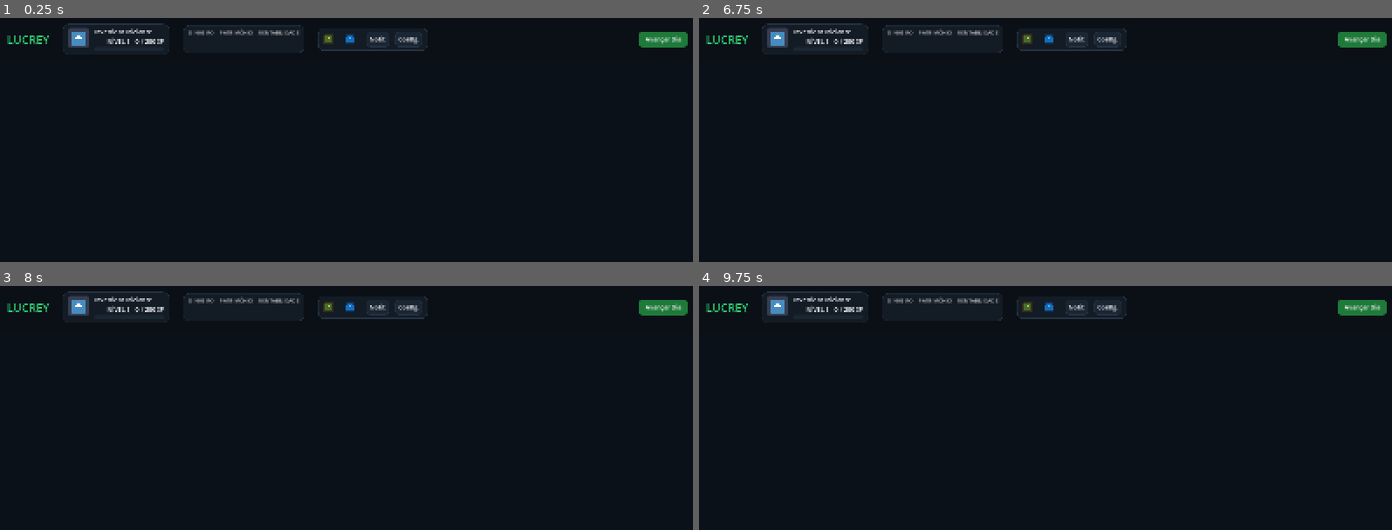
Above: before the commit, frames 1-4 (two rows, left to right).
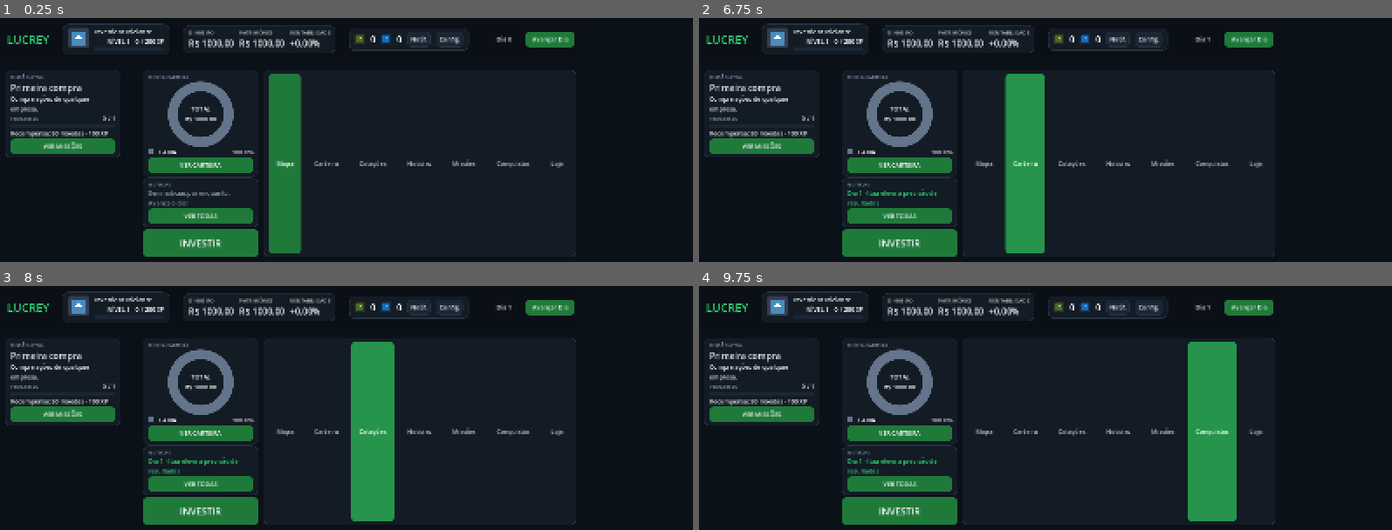
Above: after the commit, the same moments.

Repository: sofiabali/Lucrey
Game: Godot game, scene res://scenes/CenaInicial.tscn
Same seed, same stepped clock (60 frames per second), same inputs: the game is played once before the commit and once after it. The engine's default icon, where the game draws it, is replaced by a stand-in: a white triangle on a blue panel in a dark square.
Inputs (mouse positions are in pixels of both pictures, inside the frame that each line leads up to):
- Up to frame 1 (0.25 s): no input
- Up to frame 2 (6.75 s): click "Notif." at 0.5 s; click "Config." at 1.25 s; click "Avançar Dia" at 2 s; click (761, 147) at 2.75 s, where only the run after the commit has a clickable "VER MISSÕES"; click (899, 164) at 3.5 s, where only the run after the commit has a clickable "VER CARTEIRA"; click (899, 215) at 4.25 s, where only the run after the commit has a clickable "VER TODAS"; click (899, 242) at 5 s, where only the run after the commit has a clickable "INVESTIR"; click (983, 164) at 5.75 s, where only the run after the commit has a clickable "Mapa"; click (1024, 164) at 6.5 s, where only the run after the commit has a clickable "Carteira"
- Up to frame 3 (8 s): click (374, 432) at 7.25 s, where only the run after the commit has a clickable "Cotações"
- Up to frame 4 (9.75 s): click (1114, 432) at 8 s, where only the run after the commit has a clickable "Notícias"; click (1163, 432) at 8.75 s, where only the run after the commit has a clickable "Missões"; click (1211, 432) at 9.5 s, where only the run after the commit has a clickable "Conquistas"

The runs differ from the first frame. In frame 1, 14% of the frame differs, in the area x 0-100%, y 2-98%; in frame 2, 15%; in frame 3, 15%; in frame 4, 15%.

Commit message:
Finalizando primeira parte da HUD

Diff:
--- a/jogo/scenes/barra_inferior.tscn
+++ b/jogo/scenes/barra_inferior.tscn
@@ -2,14 +2,10 @@
 
 [ext_resource type="Script" uid="uid://mdcj4eth0aq4" path="res://scripts/barra_inferior.gd" id="1_63tw0"]
 
-[node name="BarraInferior" type="Node2D" unique_id=1289146083]
-
-[node name="BarraInferior" type="PanelContainer" parent="." unique_id=1994192290]
-offset_right = 24.0
-offset_bottom = 16.0
+[node name="BarraInferior" type="PanelContainer" unique_id=1185596046]
 theme_type_variation = &"Cartao"
 script = ExtResource("1_63tw0")
 
-[node name="Abas" type="HBoxContainer" parent="BarraInferior" unique_id=1285562655]
+[node name="Abas" type="HBoxContainer" parent="." unique_id=417671675]
 unique_name_in_owner = true
 layout_mode = 2
--- a/jogo/scenes/hud.tscn
+++ b/jogo/scenes/hud.tscn
@@ -1,88 +1,96 @@
 [gd_scene format=3 uid="uid://cvgb8dg7x0g30"]
 
+[ext_resource type="Script" uid="uid://r1i62vnmdswc" path="res://scripts/hud.gd" id="1_047uy"]
 [ext_resource type="Texture2D" uid="uid://7smdca4rs6qc" path="res://icon.svg" id="1_ahhtf"]
+[ext_resource type="PackedScene" uid="uid://c40na8vy7cyai" path="res://scenes/painel_missao.tscn" id="3_5pdws"]
+[ext_resource type="PackedScene" uid="uid://d15mhsj7bbyx4" path="res://scenes/painel_carteira.tscn" id="4_hd3ao"]
+[ext_resource type="PackedScene" uid="uid://br61i031yf35h" path="res://scenes/painel_noticias.tscn" id="5_0i1j5"]
+[ext_resource type="PackedScene" uid="uid://cu0l4j3dh2iay" path="res://scenes/barra_inferior.tscn" id="6_mphia"]
 
 [node name="HUD" type="CanvasLayer" unique_id=1770219081]
-
-[node name="BarraSuperior" type="PanelContainer" parent="." unique_id=1127181464]
-anchors_preset = 10
-anchor_right = 1.0
-offset_bottom = 23.0
-grow_horizontal = 2
+script = ExtResource("1_047uy")
+
+[node name="Coluna" type="VBoxContainer" parent="." unique_id=1797660074]
+offset_right = 40.0
+offset_bottom = 40.0
+mouse_filter = 2
+
+[node name="BarraSuperior" type="PanelContainer" parent="Coluna" unique_id=1127181464]
+layout_mode = 2
 theme_type_variation = &"BarraSuperior"
 
-[node name="Margem" type="MarginContainer" parent="BarraSuperior" unique_id=843537435]
+[node name="Margem" type="MarginContainer" parent="Coluna/BarraSuperior" unique_id=843537435]
 layout_mode = 2
 theme_override_constants/margin_left = 12
 theme_override_constants/margin_top = 12
 theme_override_constants/margin_right = 12
 theme_override_constants/margin_bottom = 12
 
-[node name="Linha" type="HBoxContainer" parent="BarraSuperior/Margem" unique_id=931334300]
+[node name="Linha" type="HBoxContainer" parent="Coluna/BarraSuperior/Margem" unique_id=931334300]
 layout_mode = 2
 size_flags_vertical = 4
 theme_override_constants/separation = 32
 
-[node name="Logo" type="Label" parent="BarraSuperior/Margem/Linha" unique_id=2879745]
+[node name="Logo" type="Label" parent="Coluna/BarraSuperior/Margem/Linha" unique_id=2879745]
 layout_mode = 2
 theme_type_variation = &"Logo"
 text = "LUCREY"
 
-[node name="PanelContainer" type="PanelContainer" parent="BarraSuperior/Margem/Linha" unique_id=49682176]
+[node name="PanelContainer" type="PanelContainer" parent="Coluna/BarraSuperior/Margem/Linha" unique_id=49682176]
 layout_mode = 2
 size_flags_vertical = 4
 theme_type_variation = &"Cartao"
 
-[node name="CartaoInvestidor" type="HBoxContainer" parent="BarraSuperior/Margem/Linha/PanelContainer" unique_id=2128729010]
-layout_mode = 2
-
-[node name="Avatar" type="TextureRect" parent="BarraSuperior/Margem/Linha/PanelContainer/CartaoInvestidor" unique_id=856102883]
+[node name="CartaoInvestidor" type="HBoxContainer" parent="Coluna/BarraSuperior/Margem/Linha/PanelContainer" unique_id=2128729010]
+layout_mode = 2
+
+[node name="Avatar" type="TextureRect" parent="Coluna/BarraSuperior/Margem/Linha/PanelContainer/CartaoInvestidor" unique_id=856102883]
 custom_minimum_size = Vector2(48, 48)
 layout_mode = 2
 texture = ExtResource("1_ahhtf")
 expand_mode = 1
 stretch_mode = 4
 
-[node name="Info" type="VBoxContainer" parent="BarraSuperior/Margem/Linha/PanelContainer/CartaoInvestidor" unique_id=349676995]
-layout_mode = 2
-
-[node name="LabelTitulo" type="Label" parent="BarraSuperior/Margem/Linha/PanelContainer/CartaoInvestidor/Info" unique_id=1409416881]
+[node name="Info" type="VBoxContainer" parent="Coluna/BarraSuperior/Margem/Linha/PanelContainer/CartaoInvestidor" unique_id=349676995]
+layout_mode = 2
+
+[node name="LabelTitulo" type="Label" parent="Coluna/BarraSuperior/Margem/Linha/PanelContainer/CartaoInvestidor/Info" unique_id=1409416881]
 layout_mode = 2
 text = "Investidor Iniciante"
 
-[node name="LinhaNivel" type="HBoxContainer" parent="BarraSuperior/Margem/Linha/PanelContainer/CartaoInvestidor/Info" unique_id=663400104]
-layout_mode = 2
-
-[node name="LabelNivel" type="Label" parent="BarraSuperior/Margem/Linha/PanelContainer/CartaoInvestidor/Info/LinhaNivel" unique_id=741116333]
+[node name="LinhaNivel" type="HBoxContainer" parent="Coluna/BarraSuperior/Margem/Linha/PanelContainer/CartaoInvestidor/Info" unique_id=663400104]
+layout_mode = 2
+
+[node name="LabelNivel" type="Label" parent="Coluna/BarraSuperior/Margem/Linha/PanelContainer/CartaoInvestidor/Info/LinhaNivel" unique_id=741116333]
 unique_name_in_owner = true
 layout_mode = 2
 size_flags_horizontal = 3
 text = "NÍVEL 1"
 horizontal_alignment = 2
 
-[node name="LabelXp" type="Label" parent="BarraSuperior/Margem/Linha/PanelContainer/CartaoInvestidor/Info/LinhaNivel" unique_id=132505563]
+[node name="LabelXp" type="Label" parent="Coluna/BarraSuperior/Margem/Linha/PanelContainer/CartaoInvestidor/Info/LinhaNivel" unique_id=132505563]
 unique_name_in_owner = true
 layout_mode = 2
 text = "0 / 250 XP"
 
-[node name="BarraXp" type="ProgressBar" parent="BarraSuperior/Margem/Linha/PanelContainer/CartaoInvestidor/Info" unique_id=1877057913]
+[node name="BarraXp" type="ProgressBar" parent="Coluna/BarraSuperior/Margem/Linha/PanelContainer/CartaoInvestidor/Info" unique_id=1877057913]
 unique_name_in_owner = true
 custom_minimum_size = Vector2(160, 10)
 layout_mode = 2
 show_percentage = false
 
-[node name="PanelContainer2" type="PanelContainer" parent="BarraSuperior/Margem/Linha" unique_id=1568081354]
+[node name="PanelContainer2" type="PanelContainer" parent="Coluna/BarraSuperior/Margem/Linha" unique_id=1568081354]
 layout_mode = 2
 size_flags_vertical = 4
 theme_type_variation = &"Cartao"
 
-[node name="HBoxContainer" type="HBoxContainer" parent="BarraSuperior/Margem/Linha/PanelContainer2" unique_id=1191046675]
-layout_mode = 2
-
-[node name="GrupoDinheiro" type="VBoxContainer" parent="BarraSuperior/Margem/Linha/PanelContainer2/HBoxContainer" unique_id=507080946]
-layout_mode = 2
-
-[node name="TituloDinheiro" type="Label" parent="BarraSuperior/Margem/Linha/PanelContainer2/HBoxContainer/GrupoDinheiro" unique_id=1379602662]
+[node name="HBoxContainer" type="HBoxContainer" parent="Coluna/BarraSuperior/Margem/Linha/PanelContainer2" unique_id=1191046675]
+layout_mode = 2
+
+[node name="GrupoDinheiro" type="VBoxContainer" parent="Coluna/BarraSuperior/Margem/Linha/PanelContainer2/HBoxContainer" unique_id=507080946]
+layout_mode = 2
+
+[node name="TituloDinheiro" type="Label" parent="Coluna/BarraSuperior/Margem/Linha/PanelContainer2/HBoxContainer/GrupoDinheiro" unique_id=1379602662]
 unique_name_in_owner = true
 layout_mode = 2
 theme_type_variation = &"TituloPequeno"
@@ -90,16 +98,16 @@
 theme_override_font_sizes/font_size = 12
 text = "DINHEIRO"
 
-[node name="ValorDinheiro" type="Label" parent="BarraSuperior/Margem/Linha/PanelContainer2/HBoxContainer/GrupoDinheiro" unique_id=158899059]
+[node name="ValorDinheiro" type="Label" parent="Coluna/BarraSuperior/Margem/Linha/PanelContainer2/HBoxContainer/GrupoDinheiro" unique_id=158899059]
 unique_name_in_owner = true
 layout_mode = 2
 theme_type_variation = &"ValorGrande"
 theme_override_font_sizes/font_size = 20
 
-[node name="GrupoPatrimonio" type="VBoxContainer" parent="BarraSuperior/Margem/Linha/PanelContainer2/HBoxContainer" unique_id=1389410618]
-layout_mode = 2
-
-[node name="TituloPatrimonio" type="Label" parent="BarraSuperior/Margem/Linha/PanelContainer2/HBoxContainer/GrupoPatrimonio" unique_id=671811843]
+[node name="GrupoPatrimonio" type="VBoxContainer" parent="Coluna/BarraSuperior/Margem/Linha/PanelContainer2/HBoxContainer" unique_id=1389410618]
+layout_mode = 2
+
+[node name="TituloPatrimonio" type="Label" parent="Coluna/BarraSuperior/Margem/Linha/PanelContainer2/HBoxContainer/GrupoPatrimonio" unique_id=671811843]
 unique_name_in_owner = true
 layout_mode = 2
 theme_type_variation = &"TituloPequeno"
@@ -107,16 +115,16 @@
 theme_override_font_sizes/font_size = 12
 text = "PATRIMÔNIO"
 
-[node name="ValorPatrimonio" type="Label" parent="BarraSuperior/Margem/Linha/PanelContainer2/HBoxContainer/GrupoPatrimonio" unique_id=113702653]
+[node name="ValorPatrimonio" type="Label" parent="Coluna/BarraSuperior/Margem/Linha/PanelContainer2/HBoxContainer/GrupoPatrimonio" unique_id=113702653]
 unique_name_in_owner = true
 layout_mode = 2
 theme_type_variation = &"ValorGrande"
 theme_override_font_sizes/font_size = 20
 
-[node name="GrupoRentabilidade" type="VBoxContainer" parent="BarraSuperior/Margem/Linha/PanelContainer2/HBoxContainer" unique_id=1004566597]
-layout_mode = 2
-
-[node name="TituloRentabilidade" type="Label" parent="BarraSuperior/Margem/Linha/PanelContainer2/HBoxContainer/GrupoRentabilidade" unique_id=37296622]
+[node name="GrupoRentabilidade" type="VBoxContainer" parent="Coluna/BarraSuperior/Margem/Linha/PanelContainer2/HBoxContainer" unique_id=1004566597]
+layout_mode = 2
+
+[node name="TituloRentabilidade" type="Label" parent="Coluna/BarraSuperior/Margem/Linha/PanelContainer2/HBoxContainer/GrupoRentabilidade" unique_id=37296622]
 unique_name_in_owner = true
 layout_mode = 2
 theme_type_variation = &"TituloPequeno"
@@ -124,21 +132,21 @@
 theme_override_font_sizes/font_size = 12
 text = "RENTABILIDADE"
 
-[node name="ValorRentabilidade" type="Label" parent="BarraSuperior/Margem/Linha/PanelContainer2/HBoxContainer/GrupoRentabilidade" unique_id=2077467999]
+[node name="ValorRentabilidade" type="Label" parent="Coluna/BarraSuperior/Margem/Linha/PanelContainer2/HBoxContainer/GrupoRentabilidade" unique_id=2077467999]
 unique_name_in_owner = true
 layout_mode = 2
 theme_type_variation = &"ValorGrande"
 theme_override_font_sizes/font_size = 20
 
-[node name="PanelContainer3" type="PanelContainer" parent="BarraSuperior/Margem/Linha" unique_id=19136378]
+[node name="PanelContainer3" type="PanelContainer" parent="Coluna/BarraSuperior/Margem/Linha" unique_id=19136378]
 layout_mode = 2
 size_flags_vertical = 4
 theme_type_variation = &"Cartao"
 
-[node name="Recursos" type="HBoxContainer" parent="BarraSuperior/Margem/Linha/PanelContainer3" unique_id=1772870136]
-layout_mode = 2
-
-[node name="IconeMoedas" type="TextureRect" parent="BarraSuperior/Margem/Linha/PanelContainer3/Recursos" unique_id=588716860]
+[node name="Recursos" type="HBoxContainer" parent="Coluna/BarraSuperior/Margem/Linha/PanelContainer3" unique_id=1772870136]
+layout_mode = 2
+
+[node name="IconeMoedas" type="TextureRect" parent="Coluna/BarraSuperior/Margem/Linha/PanelContainer3/Recursos" unique_id=588716860]
 self_modulate = Color(0.9607843, 0.77254903, 0.25882354, 1)
 custom_minimum_size = Vector2(24, 24)
 layout_mode = 2
@@ -146,12 +154,12 @@
 expand_mode = 1
 stretch_mode = 5
 
-[node name="ValorMoedas" type="Label" parent="BarraSuperior/Margem/Linha/PanelContainer3/Recursos" unique_id=2141120326]
-unique_name_in_owner = true
-layout_mode = 2
-theme_type_variation = &"ValorGrande"
-
-[node name="IconeGemas" type="TextureRect" parent="BarraSuperior/Margem/Linha/PanelContainer3/Recursos" unique_id=990052316]
+[node name="ValorMoedas" type="Label" parent="Coluna/BarraSuperior/Margem/Linha/PanelContainer3/Recursos" unique_id=2141120326]
+unique_name_in_owner = true
+layout_mode = 2
+theme_type_variation = &"ValorGrande"
+
+[node name="IconeGemas" type="TextureRect" parent="Coluna/BarraSuperior/Margem/Linha/PanelContainer3/Recursos" unique_id=990052316]
 self_modulate = Color(0.30980393, 0.7647059, 0.96862745, 1)
 custom_minimum_size = Vector2(24, 24)
 layout_mode = 2
@@ -159,33 +167,83 @@
 expand_mode = 1
 stretch_mode = 5
 
-[node name="ValorGemas" type="Label" parent="BarraSuperior/Margem/Linha/PanelContainer3/Recursos" unique_id=73632895]
-unique_name_in_owner = true
-layout_mode = 2
-theme_type_variation = &"ValorGrande"
-
-[node name="Notificacoes" type="Button" parent="BarraSuperior/Margem/Linha/PanelContainer3/Recursos" unique_id=1314283947]
+[node name="ValorGemas" type="Label" parent="Coluna/BarraSuperior/Margem/Linha/PanelContainer3/Recursos" unique_id=73632895]
+unique_name_in_owner = true
+layout_mode = 2
+theme_type_variation = &"ValorGrande"
+
+[node name="Notificacoes" type="Button" parent="Coluna/BarraSuperior/Margem/Linha/PanelContainer3/Recursos" unique_id=1314283947]
 unique_name_in_owner = true
 layout_mode = 2
 theme_type_variation = &"BotaoIcone"
 text = "Notif."
 
-[node name="BotaoConfig" type="Button" parent="BarraSuperior/Margem/Linha/PanelContainer3/Recursos" unique_id=143681178]
+[node name="BotaoConfig" type="Button" parent="Coluna/BarraSuperior/Margem/Linha/PanelContainer3/Recursos" unique_id=143681178]
 unique_name_in_owner = true
 layout_mode = 2
 theme_type_variation = &"BotaoIcone"
 text = "Config."
 
-[node name="Espaco" type="Control" parent="BarraSuperior/Margem/Linha" unique_id=2029129447]
+[node name="Espaco" type="Control" parent="Coluna/BarraSuperior/Margem/Linha" unique_id=2029129447]
 layout_mode = 2
 size_flags_horizontal = 3
 
-[node name="LabelDia" type="Label" parent="BarraSuperior/Margem/Linha" unique_id=2011235124]
-unique_name_in_owner = true
-layout_mode = 2
-
-[node name="BotaoAvancar" type="Button" parent="BarraSuperior/Margem/Linha" unique_id=1637455462]
+[node name="LabelDia" type="Label" parent="Coluna/BarraSuperior/Margem/Linha" unique_id=2011235124]
+unique_name_in_owner = true
+layout_mode = 2
+
+[node name="BotaoAvancar" type="Button" parent="Coluna/BarraSuperior/Margem/Linha" unique_id=1637455462]
 unique_name_in_owner = true
 layout_mode = 2
 size_flags_vertical = 4
 text = "Avançar Dia"
+
+[node name="Corpo" type="MarginContainer" parent="Coluna" unique_id=1426941392]
+layout_mode = 2
+size_flags_vertical = 3
+mouse_filter = 2
+theme_override_constants/margin_left = 16
+theme_override_constants/margin_top = 16
+theme_override_constants/margin_right = 16
+theme_override_constants/margin_bottom = 16
+
+[node name="Conteudo" type="VBoxContainer" parent="Coluna/Corpo" unique_id=1302285703]
+layout_mode = 2
+mouse_filter = 2
+
+[node name="Meio" type="HBoxContainer" parent="Coluna/Corpo/Conteudo" unique_id=94158093]
+layout_mode = 2
+size_flags_vertical = 3
+mouse_filter = 2
+
+[node name="ColunaEsquerda" type="VBoxContainer" parent="Coluna/Corpo/Conteudo/Meio" unique_id=703778048]
+layout_mode = 2
+
+[node name="PainelMissao" parent="Coluna/Corpo/Conteudo/Meio/ColunaEsquerda" unique_id=2061540500 instance=ExtResource("3_5pdws")]
+
+[node name="Espaco" type="Control" parent="Coluna/Corpo/Conteudo/Meio" unique_id=1664524355]
+layout_mode = 2
+size_flags_horizontal = 3
+mouse_filter = 2
+
+[node name="ColunaDireita" type="VBoxContainer" parent="Coluna/Corpo/Conteudo/Meio" unique_id=855116047]
+layout_mode = 2
+
+[node name="PainelCarteira" parent="Coluna/Corpo/Conteudo/Meio/ColunaDireita" unique_id=152426047 instance=ExtResource("4_hd3ao")]
+
+[node name="PainelNoticias" parent="Coluna/Corpo/Conteudo/Meio/ColunaDireita" unique_id=644515530 instance=ExtResource("5_0i1j5")]
+
+[node name="EspacoDireita" type="Control" parent="Coluna/Corpo/Conteudo/Meio/ColunaDireita" unique_id=15826102]
+layout_mode = 2
+size_flags_vertical = 3
+mouse_filter = 2
+
+[node name="BotaoInvestir" type="Button" parent="Coluna/Corpo/Conteudo/Meio/ColunaDireita" unique_id=1696173186]
+unique_name_in_owner = true
+custom_minimum_size = Vector2(240, 64)
+layout_mode = 2
+theme_type_variation = &"BotaoGrande"
+text = "INVESTIR"
+
+[node name="BarraInferior" parent="Coluna/Corpo/Conteudo/Meio" unique_id=1289146083 instance=ExtResource("6_mphia")]
+unique_name_in_owner = true
--- a/jogo/scenes/main.tscn
+++ b/jogo/scenes/main.tscn
@@ -2,10 +2,8 @@
 
 [ext_resource type="PackedScene" uid="uid://cvgb8dg7x0g30" path="res://scenes/hud.tscn" id="1_0wfyh"]
 [ext_resource type="Script" uid="uid://bmtft8trxy4ms" path="res://scripts/main.gd" id="1_sugp2"]
-[ext_resource type="Script" uid="uid://r1i62vnmdswc" path="res://scripts/hud.gd" id="2_sugp2"]
 
 [node name="Main" type="Node2D" unique_id=963976557]
 script = ExtResource("1_sugp2")
 
 [node name="HUD" parent="." unique_id=1770219081 instance=ExtResource("1_0wfyh")]
-script = ExtResource("2_sugp2")
--- a/jogo/scenes/painel_carteira.tscn
+++ b/jogo/scenes/painel_carteira.tscn
@@ -3,42 +3,43 @@
 [ext_resource type="Script" uid="uid://yos1wfgtv7ue" path="res://scripts/painel_carteira.gd" id="1_s85qp"]
 [ext_resource type="Script" uid="uid://0gdcim8au36y" path="res://scripts/grafico_pizza.gd" id="2_llhpv"]
 
-[node name="PainelCarteira" type="Node2D" unique_id=152426047]
-
-[node name="PainelCarteira" type="PanelContainer" parent="." unique_id=2058429931]
+[node name="PainelCarteira" type="PanelContainer" unique_id=1496504631]
 offset_right = 24.0
 offset_bottom = 16.0
 theme_type_variation = &"Cartao"
 script = ExtResource("1_s85qp")
 
-[node name="Conteudo" type="VBoxContainer" parent="PainelCarteira" unique_id=442000850]
+[node name="Conteudo" type="VBoxContainer" parent="." unique_id=1218015279]
 layout_mode = 2
 
-[node name="Titulo" type="Label" parent="PainelCarteira/Conteudo" unique_id=271631400]
+[node name="Titulo" type="Label" parent="Conteudo" unique_id=740528462]
 layout_mode = 2
 theme_type_variation = &"TituloPequeno"
 text = "MINHA CARTEIRA"
 
-[node name="Grafico" type="Control" parent="PainelCarteira/Conteudo" unique_id=1935751268]
+[node name="Grafico" type="Control" parent="Conteudo" unique_id=1110515947]
 unique_name_in_owner = true
 custom_minimum_size = Vector2(150, 150)
 layout_mode = 2
 size_flags_horizontal = 4
 script = ExtResource("2_llhpv")
 
-[node name="LabelTotal" type="Label" parent="PainelCarteira/Conteudo/Grafico" unique_id=2118303617]
+[node name="LabelTotal" type="Label" parent="Conteudo/Grafico" unique_id=1616825981]
 unique_name_in_owner = true
-layout_mode = 0
-offset_right = 40.0
-offset_bottom = 20.0
+layout_mode = 1
+anchors_preset = 15
+anchor_right = 1.0
+anchor_bottom = 1.0
+grow_horizontal = 2
+grow_vertical = 2
 horizontal_alignment = 1
 vertical_alignment = 1
 
-[node name="Legenda" type="VBoxContainer" parent="PainelCarteira/Conteudo" unique_id=1033042303]
+[node name="Legenda" type="VBoxContainer" parent="Conteudo" unique_id=1549974548]
 unique_name_in_owner = true
 layout_mode = 2
 
-[node name="BotaoVerCarteira" type="Button" parent="PainelCarteira/Conteudo" unique_id=579423211]
+[node name="BotaoVerCarteira" type="Button" parent="Conteudo" unique_id=1020578704]
 unique_name_in_owner = true
 layout_mode = 2
 text = "VER CARTEIRA"
--- a/jogo/scenes/painel_missao.tscn
+++ b/jogo/scenes/painel_missao.tscn
@@ -2,57 +2,55 @@
 
 [ext_resource type="Script" uid="uid://ddl11ule6tys2" path="res://scripts/painel_missao.gd" id="1_jxnj4"]
 
-[node name="PainelMissao" type="Node2D" unique_id=2061540500]
-
-[node name="PainelMissao" type="PanelContainer" parent="." unique_id=77605273]
+[node name="PainelMissao" type="PanelContainer" unique_id=2098572217]
 offset_right = 24.0
 offset_bottom = 16.0
 theme_type_variation = &"Cartao"
 script = ExtResource("1_jxnj4")
 
-[node name="Conteudo" type="VBoxContainer" parent="PainelMissao" unique_id=40389205]
+[node name="Conteudo" type="VBoxContainer" parent="." unique_id=708671383]
 layout_mode = 2
 
-[node name="Cabecalho" type="Label" parent="PainelMissao/Conteudo" unique_id=1742764303]
+[node name="Cabecalho" type="Label" parent="Conteudo" unique_id=1583603191]
 layout_mode = 2
 theme_type_variation = &"TituloPequeno"
 text = "MISSÃO ATIVA"
 
-[node name="LabelTituloMissao" type="Label" parent="PainelMissao/Conteudo" unique_id=681251325]
+[node name="LabelTituloMissao" type="Label" parent="Conteudo" unique_id=646566816]
 unique_name_in_owner = true
 layout_mode = 2
 theme_type_variation = &"ValorGrande"
 
-[node name="LabelDescricao" type="Label" parent="PainelMissao/Conteudo" unique_id=919961332]
+[node name="LabelDescricao" type="Label" parent="Conteudo" unique_id=872861656]
 unique_name_in_owner = true
 custom_minimum_size = Vector2(240, 0)
 layout_mode = 2
 autowrap_mode = 3
 
-[node name="LinhaProgresso" type="HBoxContainer" parent="PainelMissao/Conteudo" unique_id=716565823]
+[node name="LinhaProgresso" type="HBoxContainer" parent="Conteudo" unique_id=1190554470]
 layout_mode = 2
 
-[node name="Rotulo" type="Label" parent="PainelMissao/Conteudo/LinhaProgresso" unique_id=805186144]
+[node name="Rotulo" type="Label" parent="Conteudo/LinhaProgresso" unique_id=1849650627]
 layout_mode = 2
 size_flags_horizontal = 3
 theme_type_variation = &"TituloPequeno"
 text = "PROGRESSO"
 
-[node name="LabelProgresso" type="Label" parent="PainelMissao/Conteudo/LinhaProgresso" unique_id=1362217613]
+[node name="LabelProgresso" type="Label" parent="Conteudo/LinhaProgresso" unique_id=758393774]
 unique_name_in_owner = true
 layout_mode = 2
 
-[node name="BarraMissao" type="ProgressBar" parent="PainelMissao/Conteudo" unique_id=1851743054]
+[node name="BarraMissao" type="ProgressBar" parent="Conteudo" unique_id=178507912]
 unique_name_in_owner = true
 custom_minimum_size = Vector2(0, 10)
 layout_mode = 2
 show_percentage = false
 
-[node name="LabelRecompensa" type="Label" parent="PainelMissao/Conteudo" unique_id=306671866]
+[node name="LabelRecompensa" type="Label" parent="Conteudo" unique_id=1680072444]
 unique_name_in_owner = true
 layout_mode = 2
 
-[node name="BotaoVerMissoes" type="Button" parent="PainelMissao/Conteudo" unique_id=501239105]
+[node name="BotaoVerMissoes" type="Button" parent="Conteudo" unique_id=1390503612]
 unique_name_in_owner = true
 layout_mode = 2
 text = "VER MISSÕES"
--- a/jogo/scenes/painel_noticias.tscn
+++ b/jogo/scenes/painel_noticias.tscn
@@ -2,26 +2,24 @@
 
 [ext_resource type="Script" uid="uid://keytuwwls4h5" path="res://scripts/painel_noticias.gd" id="1_nr7ls"]
 
-[node name="PainelNoticias" type="Node2D" unique_id=644515530]
-
-[node name="PainelNoticias" type="PanelContainer" parent="." unique_id=1838923034]
+[node name="PainelNoticias" type="PanelContainer" unique_id=1684355815]
 offset_right = 24.0
 offset_bottom = 16.0
 script = ExtResource("1_nr7ls")
 
-[node name="Conteudo" type="VBoxContainer" parent="PainelNoticias" unique_id=433223837]
+[node name="Conteudo" type="VBoxContainer" parent="." unique_id=444570216]
 layout_mode = 2
 
-[node name="Titulo" type="Label" parent="PainelNoticias/Conteudo" unique_id=66840741]
+[node name="Titulo" type="Label" parent="Conteudo" unique_id=1641517767]
 layout_mode = 2
 theme_type_variation = &"TituloPequeno"
 text = "NOTÍCIAS"
 
-[node name="Lista" type="VBoxContainer" parent="PainelNoticias/Conteudo" unique_id=556194830]
+[node name="Lista" type="VBoxContainer" parent="Conteudo" unique_id=436705593]
 unique_name_in_owner = true
 layout_mode = 2
 
-[node name="BotaoVerNoticias" type="Button" parent="PainelNoticias/Conteudo" unique_id=457132884]
+[node name="BotaoVerNoticias" type="Button" parent="Conteudo" unique_id=1267063565]
 unique_name_in_owner = true
 layout_mode = 2
 text = "VER TODAS"
